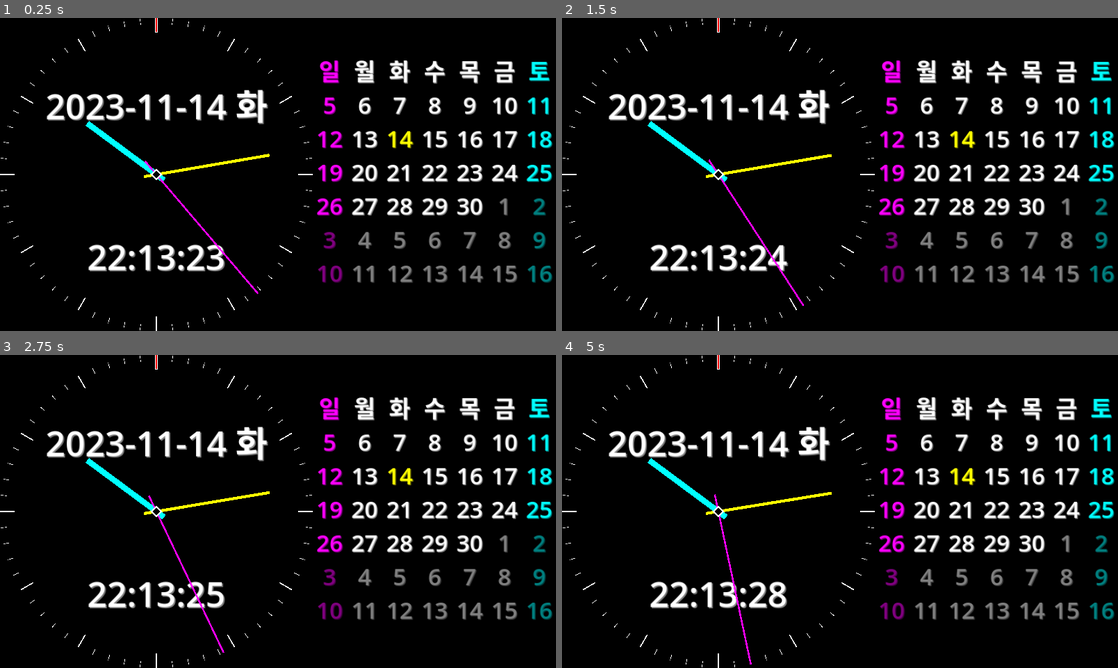
Above: before the commit, frames 1-4 (two rows, left to right).
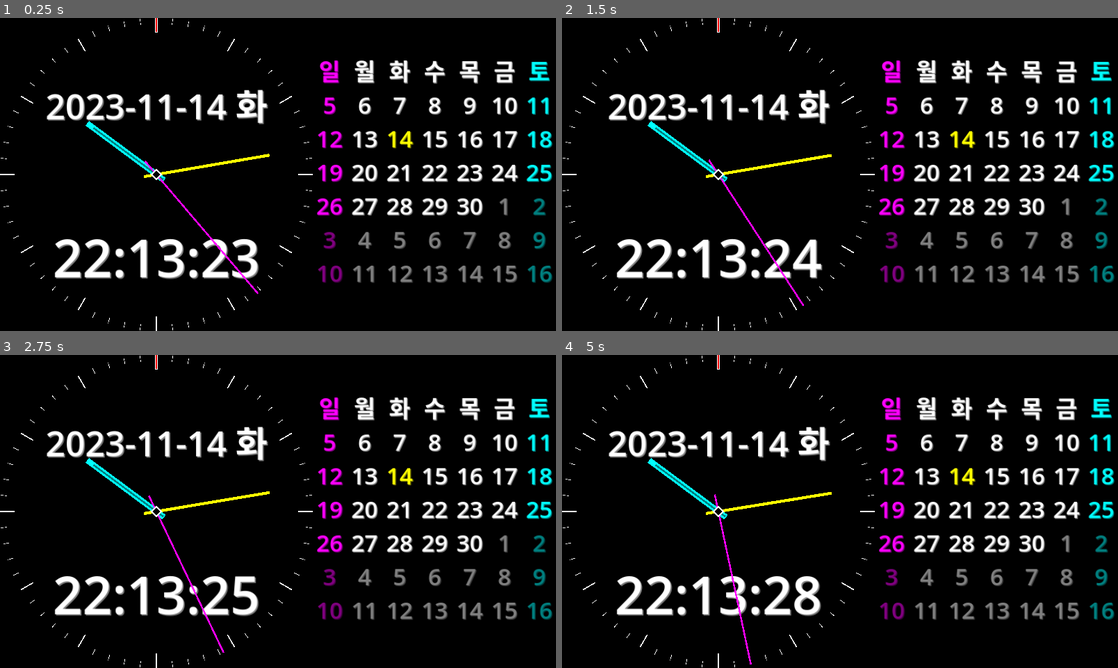
Above: after the commit, the same moments.

Repository: kasworld/gd4analogclockcal
Game: Godot game, scene res://main.tscn
Same seed, same stepped clock (60 frames per second), same inputs: the game is played once before the commit and once after it.
Inputs:
- Up to frame 1 (0.25 s): no input
- Up to frame 2 (1.5 s): no input
- Up to frame 3 (2.75 s): no input
- Up to frame 4 (5 s): no input

The runs differ from the first frame. In frame 1, 2.7% of the frame differs, in the area x 9-47%, y 34-84%; in frame 2, 2.7%; in frame 3, 2.7%; in frame 4, 2.8%.

Commit message:
more deco

Diff:
--- a/analog_clock.gd
+++ b/analog_clock.gd
@@ -30,6 +30,7 @@
 
 
 var HourHand :ColorRect
+var HourHand2 :ColorRect
 var MinuteHand :ColorRect
 var SecondHand :ColorRect
 
@@ -50,6 +51,8 @@
 
 	HourHand = clock_hand(Global.HandDict.hour)
 	add_child(HourHand)
+	HourHand2 = clock_hand(Global.HandDict.hour2)
+	add_child(HourHand2)
 	MinuteHand = clock_hand(Global.HandDict.minute)
 	add_child(MinuteHand)
 	SecondHand = clock_hand(Global.HandDict.second)
@@ -69,6 +72,7 @@
 	SecondHand.rotation = PI + second2rad(timeNowDict["second"]) + ms2rad(ms)
 	MinuteHand.rotation = PI + minute2rad(timeNowDict["minute"]) + second2rad(timeNowDict["second"]) / 60
 	HourHand.rotation = PI + hour2rad(timeNowDict["hour"]) + minute2rad(timeNowDict["minute"]) /12
+	HourHand2.rotation = HourHand.rotation
 
 func ms2rad(ms)->float:
 	return 2.0*PI/60*ms
--- a/calendar.gd
+++ b/calendar.gd
@@ -20,7 +20,7 @@
 			lb.size_flags_horizontal = Control.SIZE_EXPAND_FILL
 			lb.horizontal_alignment = HorizontalAlignment.HORIZONTAL_ALIGNMENT_CENTER
 			lb.vertical_alignment = VerticalAlignment.VERTICAL_ALIGNMENT_CENTER
-			Global.set_font_shadow_darken(lb, Global.weekdayColorInfo[j])
+			Global.set_font_shadow_offset(lb, Global.weekdayColorInfo[j])
 			$GridCalendar.add_child(lb)
 			ln.append(lb)
 		calendar_labels.append(ln)
@@ -41,8 +41,7 @@
 				co = Global.weekdayColorInfo[wd][1]
 			elif dayIndexDict["day"] == todayDict["day"]:
 				co = Color.YELLOW
-			curLabel.add_theme_color_override("font_color",  co )
-			curLabel.add_theme_color_override("font_shadow_color",  co.darkened(0.5) )
+			Global.set_font_color_shasow(curLabel, co, co.darkened(0.5) )
 			dayIndex += 24*60*60
 
 var oldDateUpdate = {"day":0} # datetime dict
--- a/date_label.gd
+++ b/date_label.gd
@@ -2,7 +2,7 @@
 
 # Called when the node enters the scene tree for the first time.
 func _ready() -> void:
-	Global.set_font_shadow_darken($LabelDate, Global.datelabelColor)
+	Global.set_font_shadow_offset($LabelDate, Global.datelabelColor)
 	_on_timer_timeout()
 
 # Called every frame. 'delta' is the elapsed time since the previous frame.
--- a/global.gd
+++ b/global.gd
@@ -14,11 +14,16 @@
 var timelabelColor = [Color.WHITE,Color.WHITE.darkened(0.5),4]
 var datelabelColor = [Color.WHITE,Color.WHITE.darkened(0.5),4]
 
-const HandDict = {
+var HandDict = {
 	"hour" : {
 		"color" :Color.CYAN,
 		"width" : 20,
 		"height" : 330,
+	},
+	"hour2" : {
+		"color" :Color.CYAN.darkened(0.5),
+		"width" : 6,
+		"height" : 300,
 	},
 	"minute" : {
 		"color" :Color.YELLOW,
@@ -32,8 +37,12 @@
 	}
 }
 
-func set_font_shadow_darken(o, fontinfo ):
+func set_font_shadow_offset(o, fontinfo ):
 	o.add_theme_color_override("font_color", fontinfo[0] )
 	o.add_theme_color_override("font_shadow_color", fontinfo[1] )
 	o.add_theme_constant_override("shadow_offset_x",fontinfo[2])
 	o.add_theme_constant_override("shadow_offset_y",fontinfo[2])
+
+func set_font_color_shasow(o, co, shco):
+	o.add_theme_color_override("font_color", co )
+	o.add_theme_color_override("font_shadow_color", shco )
--- a/time_label.gd
+++ b/time_label.gd
@@ -2,7 +2,7 @@
 
 # Called when the node enters the scene tree for the first time.
 func _ready() -> void:
-	Global.set_font_shadow_darken($LabelTime, Global.timelabelColor)
+	Global.set_font_shadow_offset($LabelTime, Global.timelabelColor)
 	_on_timer_timeout()
 
 # Called every frame. 'delta' is the elapsed time since the previous frame.
--- a/time_label.tscn
+++ b/time_label.tscn
@@ -3,7 +3,7 @@
 [ext_resource type="Script" path="res://time_label.gd" id="1_0oe0p"]
 
 [sub_resource type="Theme" id="Theme_7tur1"]
-default_font_size = 120
+default_font_size = 180
 
 [node name="TimeLabel" type="Node2D"]
 script = ExtResource("1_0oe0p")
